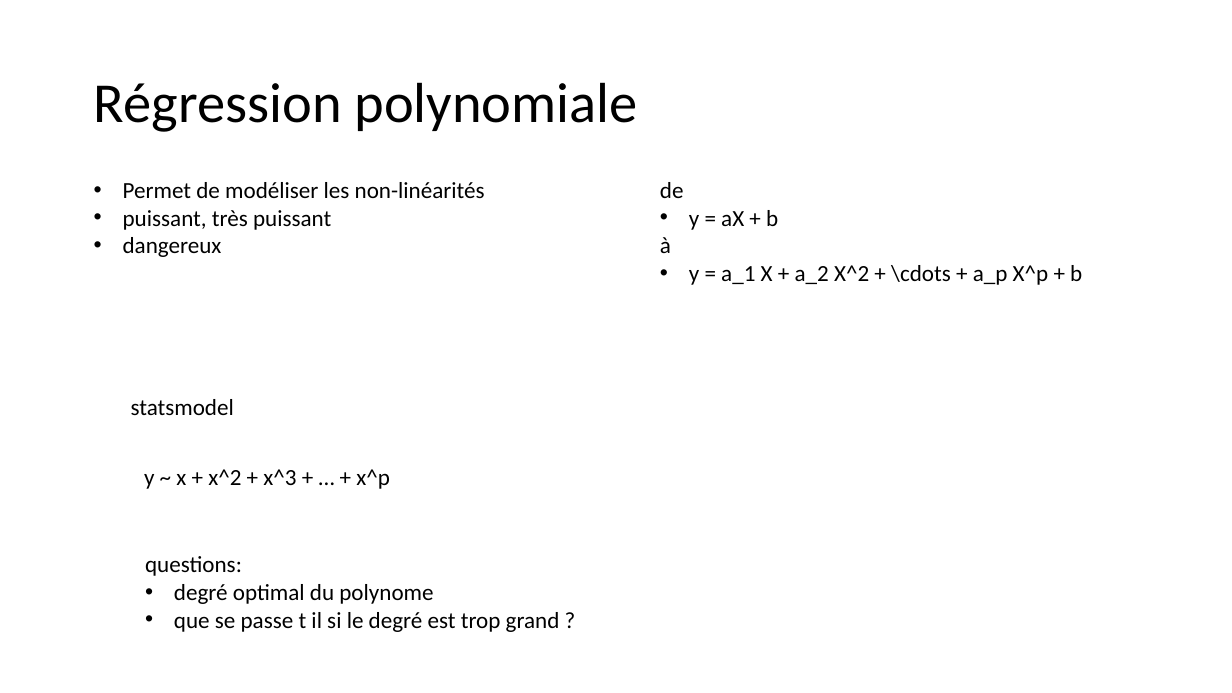
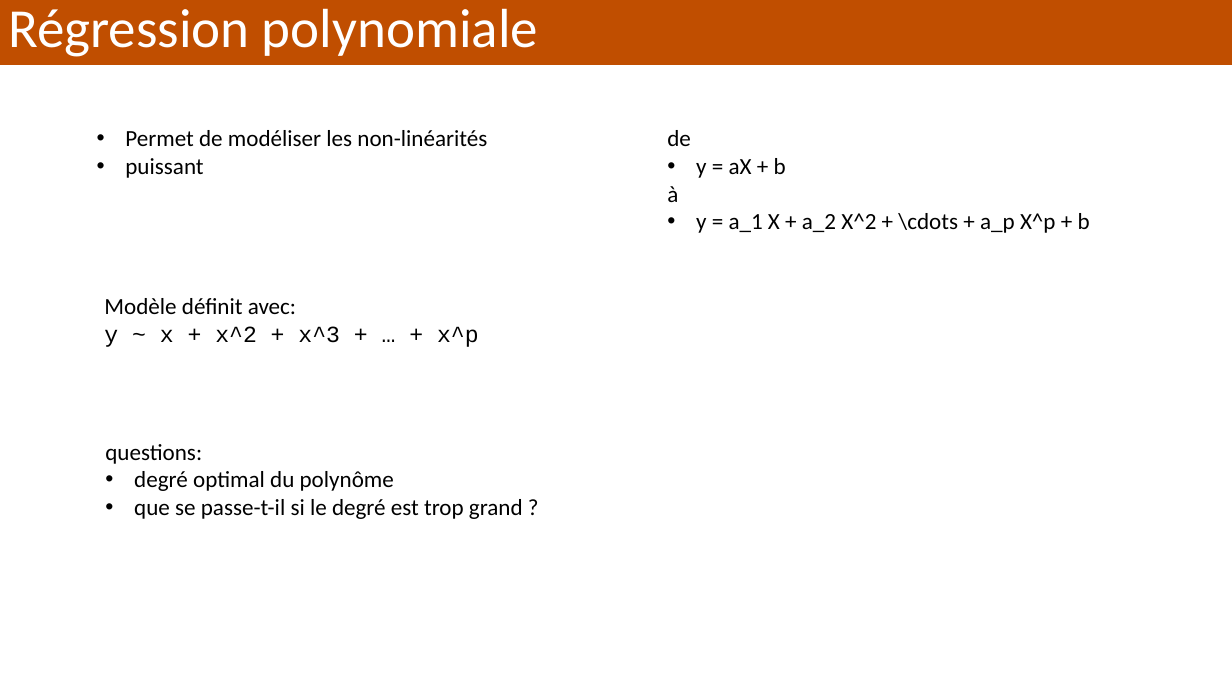
Before and after one commit to alexisperrier/XEmines_DataScience_2020, a slide deck: slide 5 of slides/XEM20_S1D5_biais_variance.pptx. Drawn at 1232x693 pixels with LibreOffice and Linux fonts; fonts in the diff are those of the drawing. Boxes give left, top, right and bottom in pixels: in the first picture for what was removed or moved away, otherwise in the second. Text is boxed around its words. In the diff, an @@ line names an element or a change of style, - is before the commit and + after.

```diff
--- a/slides/XEM20_S1D5_biais_variance.pptx
+++ b/slides/XEM20_S1D5_biais_variance.pptx
@@ rectangle "Régression polynomiale": place and size @@
-rectangle "Régression polynomiale" at (94,82,637,132)
+rectangle "Régression polynomiale" at (0,0,1232,65)
@@ rectangle "Régression polynomiale" at (0,0,1232,65): size 44 to 42.9 pt, text colour #000000 to #FFFFFF; line spacing 0.9 to 0.8; fill none to #C04E00 @@
@@ text "Permet de modéliser les non-linéarités": place and size @@
-text "Permet de modéliser les non-linéarités" at (123,182,485,257)
+text "Permet de modéliser les non-linéarités" at (125,130,487,178)
@@ text "de": place and size @@
-text "de" at (660,182,1082,285)
+text "de" at (667,130,1090,233)
@@ text at (125,158,203,178): text changed @@
-• puissant, très puissant
-• dangereux
+• puissant
@@ text "Modèle définit avec:": place and size @@
-text "Modèle définit avec:" at (144,469,390,489)
+text "Modèle définit avec:" at (104,298,479,347)
@@ text at (104,298,296,314): paragraph added @@
+Modèle définit avec:
@@ text at (104,326,479,347): font Calibri to Courier New in "y ~ x + x^2 + x^3 ..." @@
@@ text removed at (131,399,234,415) @@
-statsmodel
@@ text "questions:": place and size @@
-text "questions:" at (145,556,560,632)
+text "questions:" at (105,444,523,519)
@@ text at (134,471,523,519): text changed @@
-• degré optimal du polynome
-• que se passe t il si le degré est trop grand ?
+• degré optimal du polynôme
+• que se passe-t-il si le degré est trop grand ?
```
Also in this commit, not shown: 16 other slides changed, 5 slides added, 2 slides removed, 7 other files.
